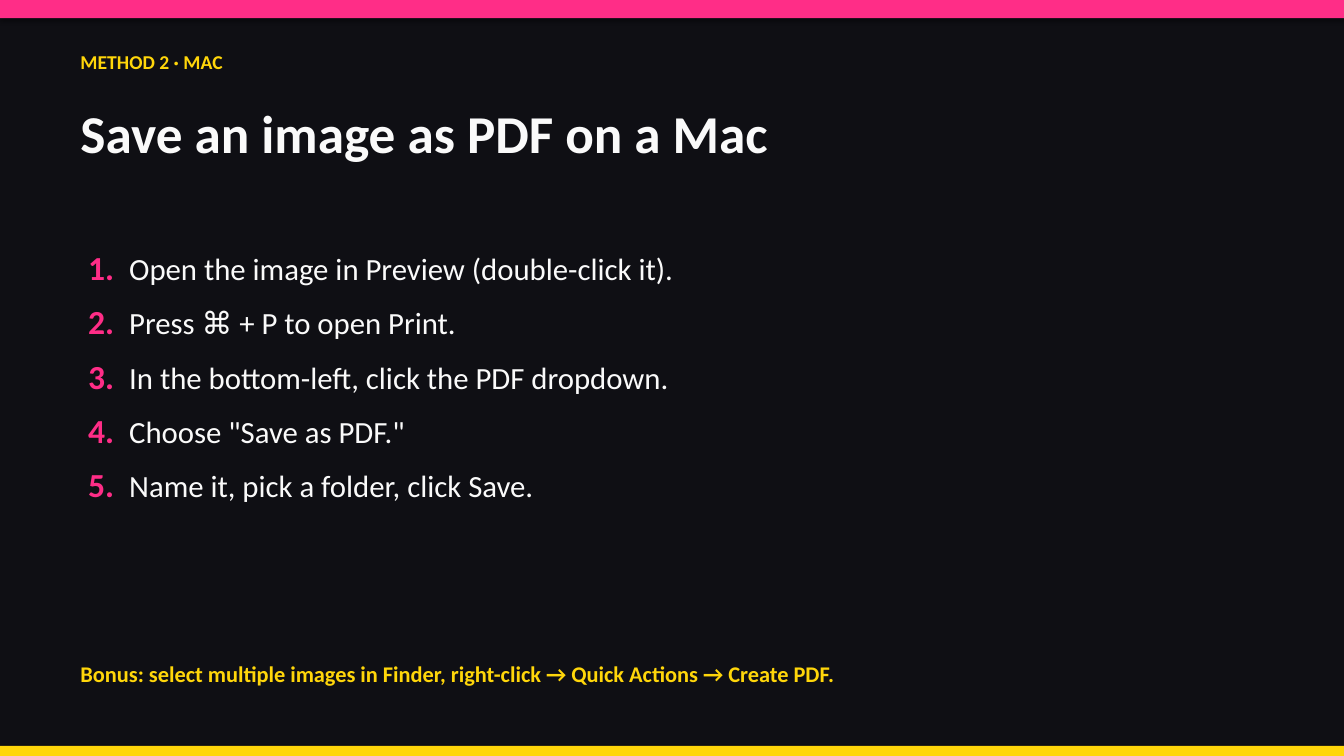
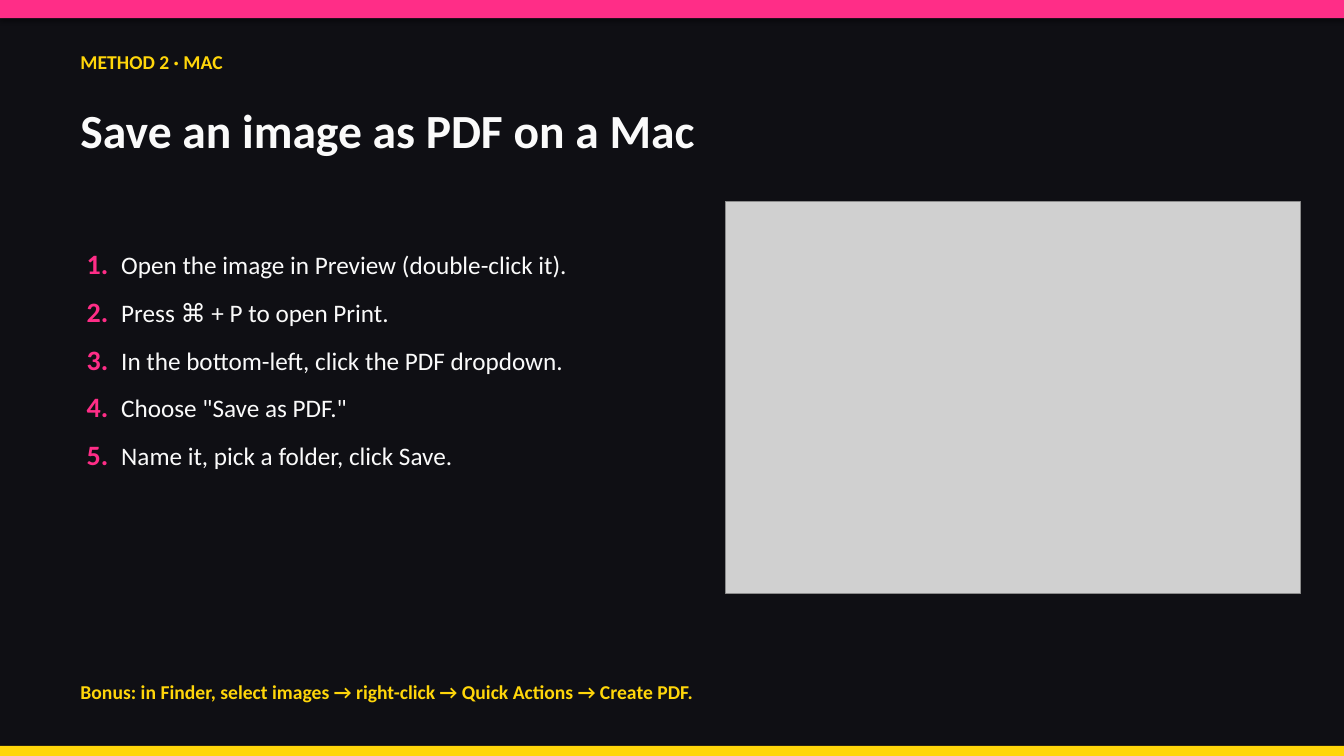
Before and after one commit to brookehoward2008-droid/babbled-wear, a slide deck: slide 6 of Save-Images-as-PDF-Using-Print.pptx. Drawn at 1344x756 pixels with LibreOffice and Linux fonts; fonts in the diff are those of the drawing; grey boxes stand for pictures. Boxes give left, top, right and bottom in pixels: in the first picture for what was removed or moved away, otherwise in the second. Text is boxed around its words. In the diff, an @@ line names an element or a change of style, - is before the commit and + after.

```diff
--- a/Save-Images-as-PDF-Using-Print.pptx
+++ b/Save-Images-as-PDF-Using-Print.pptx
@@ text "Save an image as PDF ..." at (80,114,695,156): size 38 to 34 pt @@
@@ picture added at (726,202,1301,594) @@
@@ text "1. Open the image in ..." at (87,255,566,469): size 24 to 20 pt in "1.", "2.", "3.", "4." and 1 more places; size 22 to 18 pt @@
@@ text at (80,685,693,703): text changed; size 16 to 14 pt @@
-Bonus: select multiple images in Finder, right-click → Quick Actions → Create PDF.
+Bonus: in Finder, select images → right-click → Quick Actions → Create PDF.
```
Also in this commit, not shown: 4 other slides changed, 14 other files.
